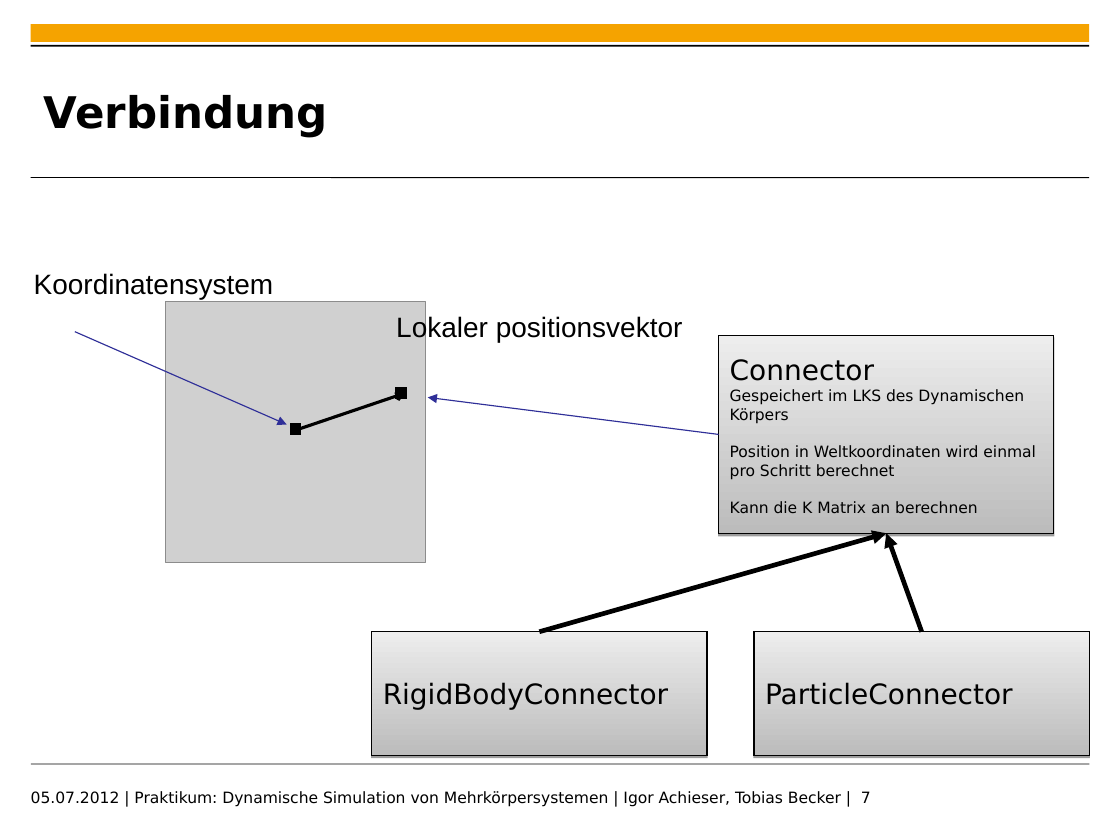
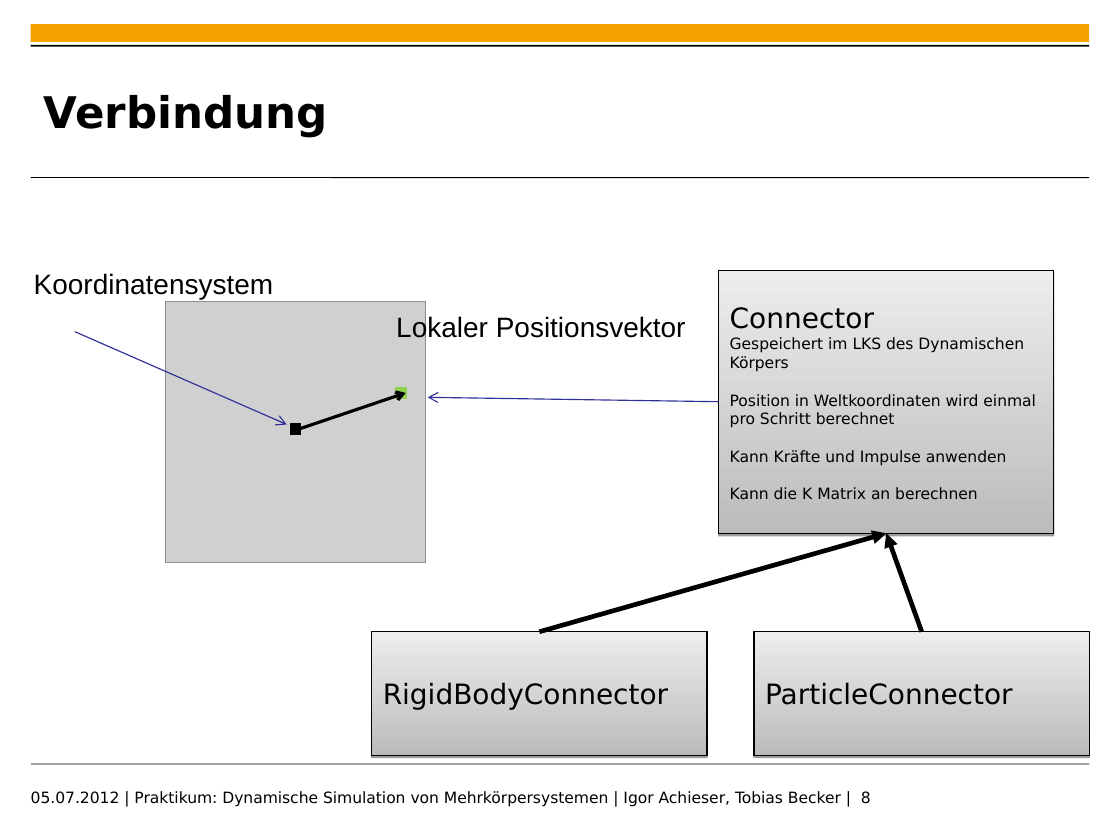
Before and after one commit to toeb/sine, a slide deck: slide 8 of Documentation/presentation.ppt (slide 7 before the commit). Drawn at 1120x840 pixels with LibreOffice and Linux fonts; fonts in the diff are those of the drawing; grey boxes stand for pictures; background and template pictures are left out. Boxes give left, top, right and bottom in pixels: in the first picture for what was removed or moved away, otherwise in the second. Text is boxed around its words. In the diff, an @@ line names an element or a change of style, - is before the commit and + after.

```diff
--- a/Documentation/presentation.ppt
+++ b/Documentation/presentation.ppt
@@ rectangle "Connector" resized from (x1=719, y1=335, x2=1054, y2=533) to (x1=719, y1=270, x2=1054, y2=533) @@
@@ text at (x1=396, y1=315, x2=686, y2=342): text changed @@
-Lokaler positionsvektor
+Lokaler Positionsvektor
@@ arrow (75, 332) - (287, 424): arrowheads changed @@
@@ rectangle at (x1=396, y1=389, x2=405, y2=398): fill #000000 to #92D050; outline #000000 2.01 pt to #92D050 2.01 pt @@
@@ arrow moved from (719, 435) - (428, 398) to (719, 402) - (428, 398) @@
@@ arrow (719, 402) - (428, 398): arrowheads changed @@
@@ text in rectangle at (x1=730, y1=451, x2=1007, y2=466): paragraph added @@
+Kann Kräfte und Impulse anwenden
@@ text at (x1=31, y1=791, x2=871, y2=807): text changed @@
-05.07.2012 | Praktikum: Dynamische Simulation von Mehrkörpersystemen | Igor Achieser, Tobias Becker | 7
+05.07.2012 | Praktikum: Dynamische Simulation von Mehrkörpersystemen | Igor Achieser, Tobias Becker | 8
```
Also in this commit, not shown: 2 other slides changed, 3 slides added, 2 slides removed.
